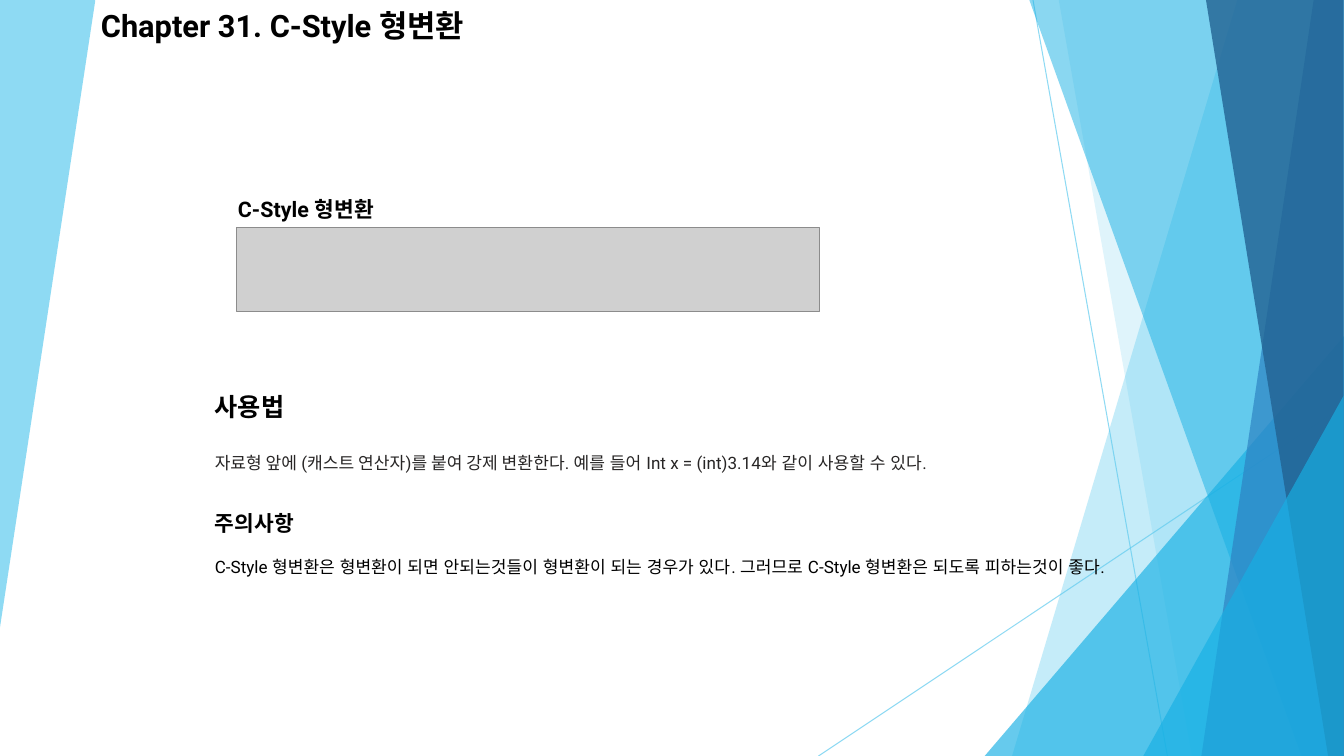
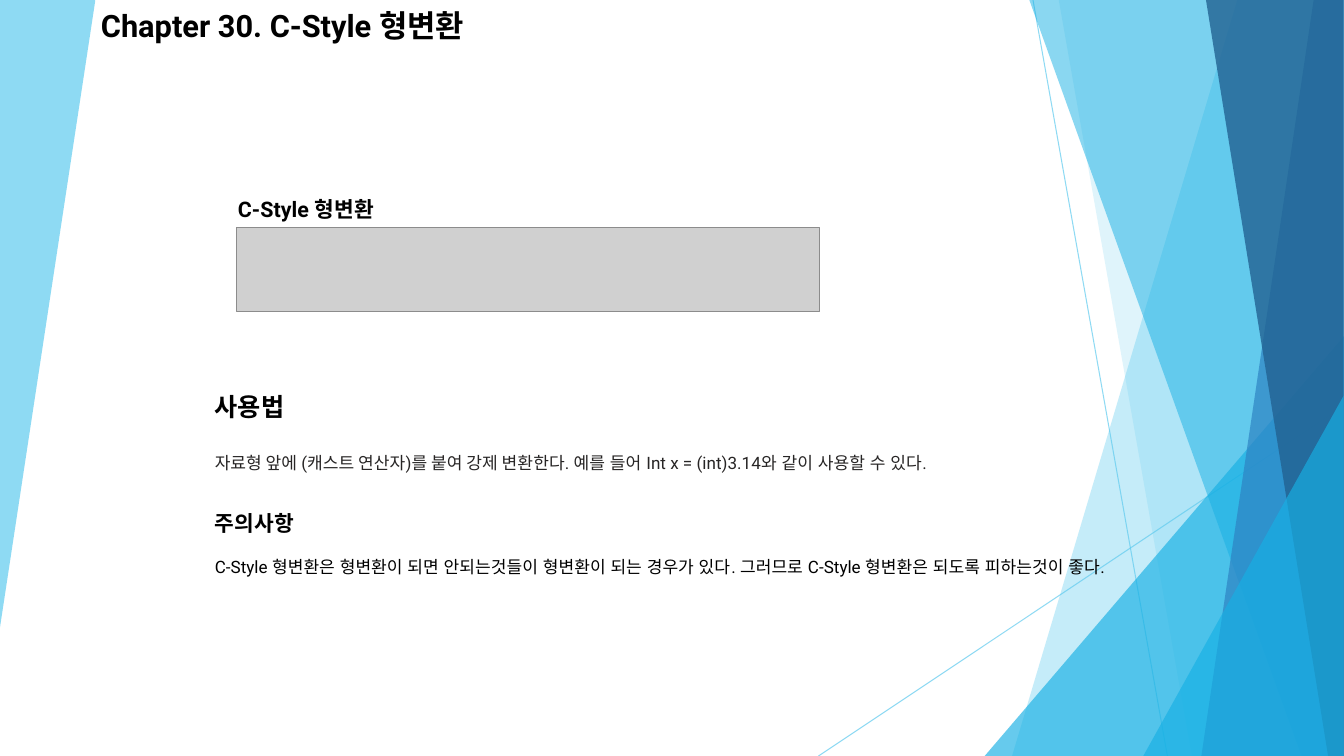
Before and after one commit to Zoselro/C-200, a slide deck: slide 4 of 세미나 자료/C++ 세미나 두 번째(1).pptx. Drawn at 1344x756 pixels with LibreOffice and Linux fonts; fonts in the diff are those of the drawing; grey boxes stand for pictures. Boxes give left, top, right and bottom in pixels: in the first picture for what was removed or moved away, otherwise in the second. Text is boxed around its words. In the diff, an @@ line names an element or a change of style, - is before the commit and + after.

Commit message:
2024-06-13 19:29 commit

```diff
--- a/세미나 자료/C++ 세미나 두 번째(1).pptx
+++ b/세미나 자료/C++ 세미나 두 번째(1).pptx
@@ text at (101,11,464,44): text changed @@
-Chapter 31. C-Style 형변환
+Chapter 30. C-Style 형변환
```
Also in this commit, not shown: 25 slides added.
